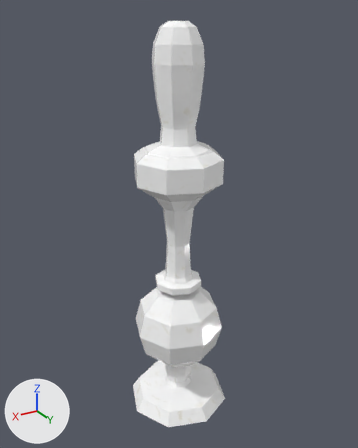
Before and after pictures for a commit that changed the glTF model src/assets/BILLIE_04.glb.
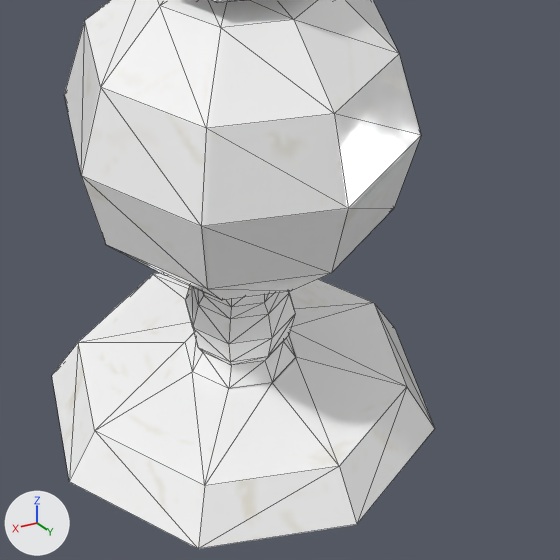
Each version appears first whole from a 50 mm lens placed at (0.1023, 0.1725, 0.1548), pointed at (-0.0015, -0.0005, 0.0683), and next in a close-up on the part from 34% to 71% of the width and 66% to 96% of the height. Arrows for +X, +Y and +Z are at lower left; the lights stay in place. The first two pictures are the older version. The close-ups show mesh edges as thin lines. Vertices at exactly the same position are counted once.

Objects in the first close-up: 'BILLLIE_04'.
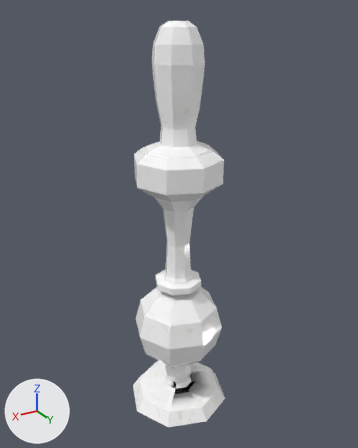
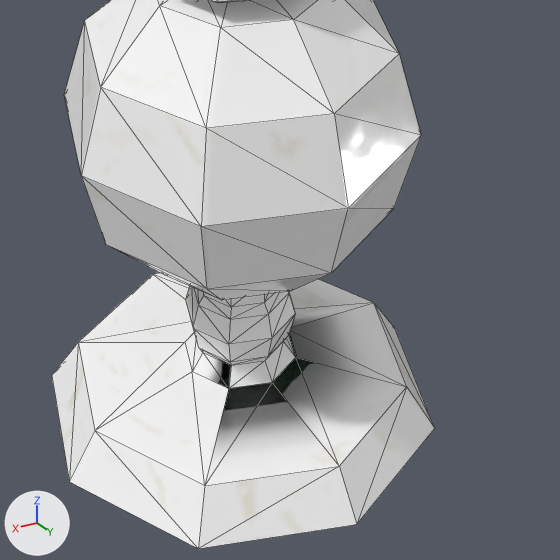
Where the newer file only moved an object's origin or applied its transform, the numbers keep the older frame.

Where the change shows, as pixel boxes (x1, y1, x2, y2) in the close-ups (560 x 560 px; the box of a moved part takes in the faces that stretch with it):
part 1 of me_sphere_003, moved or reshaped
    both: (203, 292, 273, 307)
part 2 of me_sphere_003, surface changed (white to grey)
    both: (205, 110, 421, 460)

The change, as a diff of the scene's bpy script:
```diff
--- a/src/assets/BILLIE_04.glb.py
+++ b/src/assets/BILLIE_04.glb.py
@@ me_sphere_003 @@
 me_sphere_003.from_pydata(...)  # 307 vertices, 584 faces; spans x -0.024..0.024, y -0.023..0.025, z -0.024..0.151
 # used by ob_billlie_04; location = (0.0, 0.0, 0.0)
+# me_sphere_003 part 1
+# 40 faces are deleted
+# 40 new faces join them
+# me_sphere_003 part 2: 544 kept faces spanning x -0.024..0.024, y -0.023..0.025, z -0.024..0.151 get new texture (UV) coordinates
 me_sphere_003.materials.append(mat_billie_02_lit)
```
